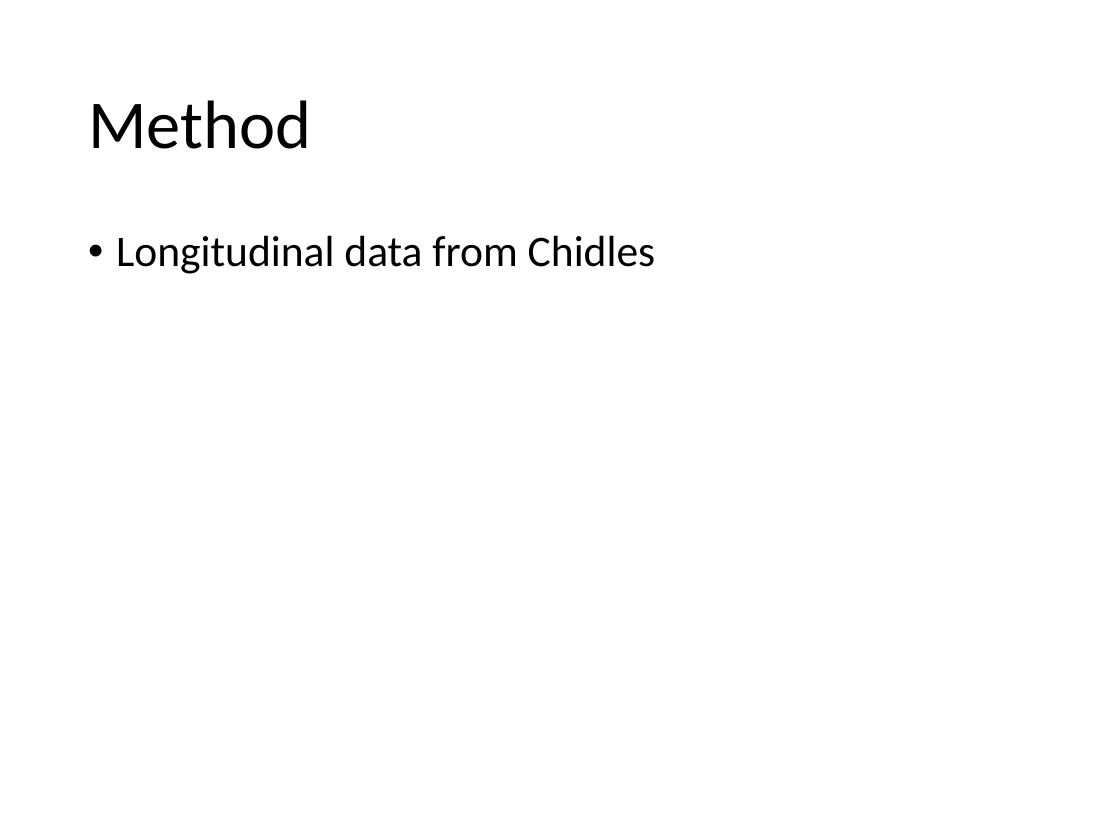
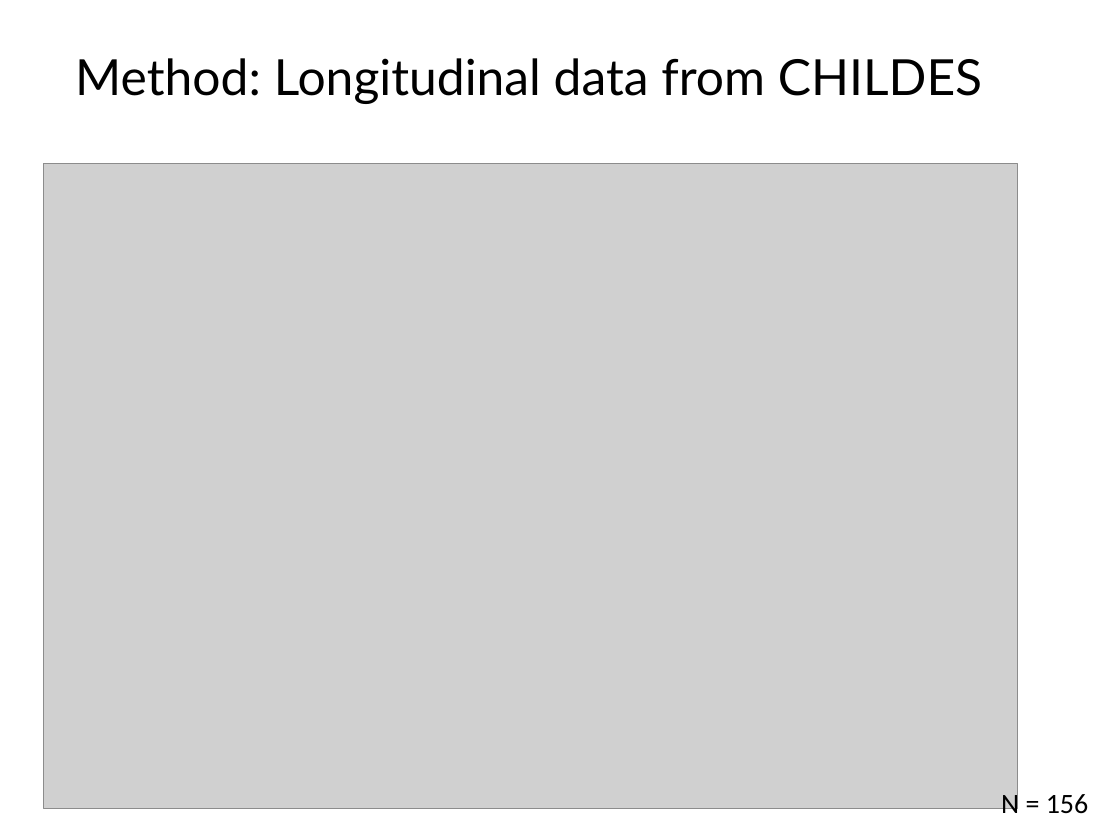
Before and after one commit to nbeckage/VOCAB_SEEDS, a slide deck: slide 11 of talks/lupyan_lab_3_8_18.pptx (slide 10 before the commit). Drawn at 1120x840 pixels with LibreOffice and Linux fonts; fonts in the diff are those of the drawing; grey boxes stand for pictures. Boxes give left, top, right and bottom in pixels: in the first picture for what was removed or moved away, otherwise in the second. Text is boxed around its words. In the diff, an @@ line names an element or a change of style, - is before the commit and + after.

```diff
--- a/talks/lupyan_lab_3_8_18.pptx
+++ b/talks/lupyan_lab_3_8_18.pptx
@@ title at bbox=[75, 58, 982, 104]: text changed; size 44 to 32 pt; font Calibri to Lato @@
-Method
+Method: Longitudinal data from CHILDES
@@ picture added at bbox=[44, 164, 1017, 809] @@
@@ text removed at bbox=[116, 235, 656, 274] @@
-• Longitudinal data from Chidles
@@ text added at bbox=[1001, 790, 1089, 820], 18 pt, text #000000 @@
+N = 156
```
Also in this commit, not shown: 5 other slides changed, 10 slides added, 2 slides removed, 17 other files.
